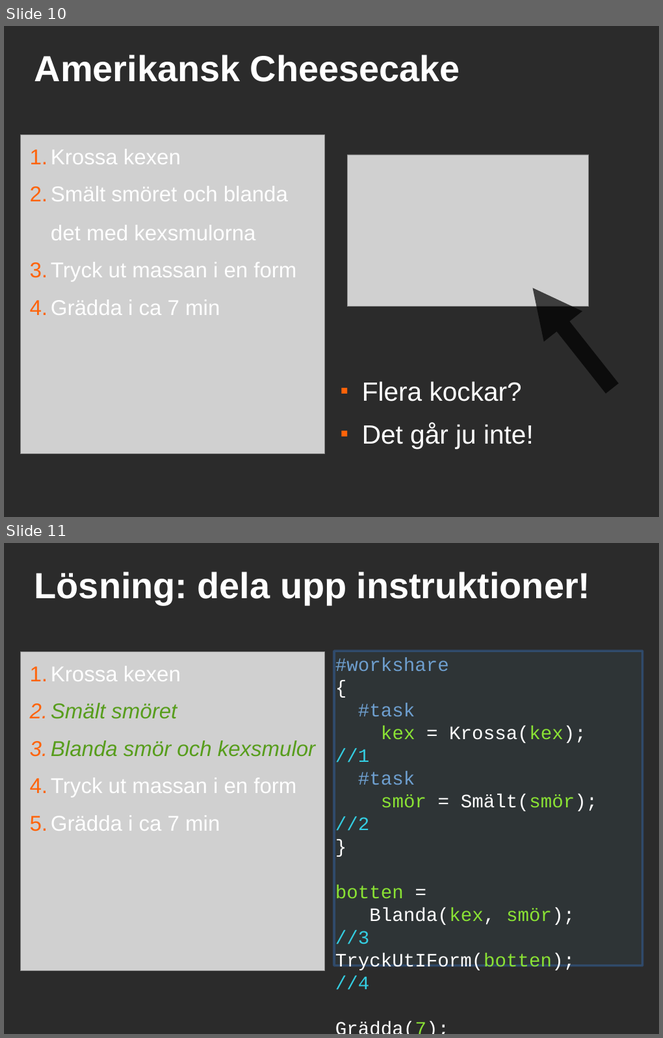
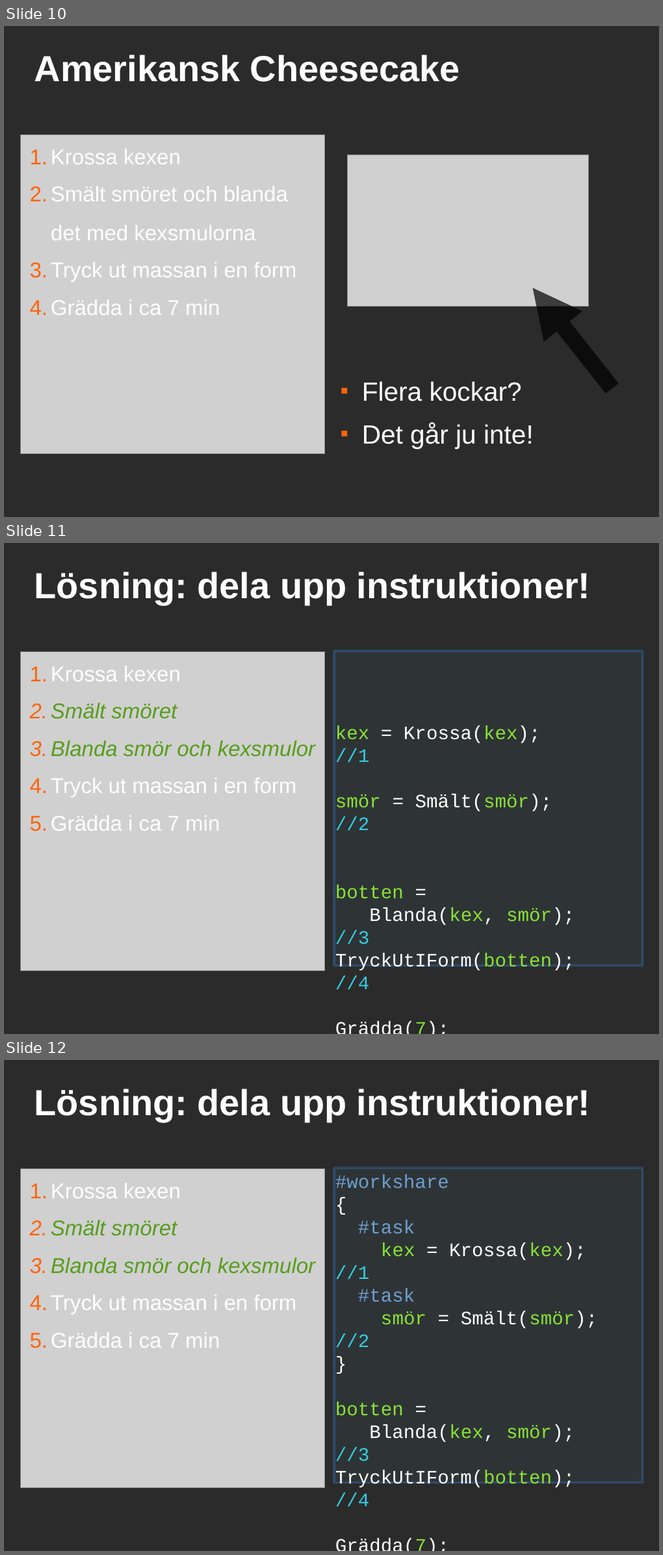
Before and after one commit to saifthe1/openfoam-openmp, a slide deck: presentation/pres.odp. Shown one above the other, each under a label of ours: slides 10 and 11 before the commit, slides 10, 11 and 12 after it. The pictures are 663x1038 and 663x1555 pixels, drawn with LibreOffice and Linux fonts; fonts in the diff are those of the drawing; grey boxes stand for pictures; background and template pictures are left out; a plain dark background stands for a picture behind light text. Boxes give left, top, right and bottom in pixels: in the first picture for what was removed or moved away, otherwise in the second. Text is boxed around its words. In the diff, an @@ line names an element or a change of style, - is before the commit and + after.

```diff
--- a/presentation/pres.odp
+++ b/presentation/pres.odp
@@ slide 11 added at (x1=4, y1=543, x2=659, y2=1034), background picture (left out) @@
@@ title added at (x1=35, y1=572, x2=591, y2=605), 44 pt, text #FFFFFF, bold @@
+Lösning: dela upp instruktioner!
@@ picture added at (x1=21, y1=652, x2=325, y2=971) @@
@@ text added at (x1=335, y1=651, x2=643, y2=972), fill #2E3436, outline #3465A4 2.83 pt, 23 pt, text #FFFFFF @@
+kex = Krossa(kex); //1
+smör = Smält(smör); //2
+botten =
+Blanda(kex, smör); //3
+TryckUtIForm(botten); //4
+Grädda(7); //5
@@ text added at (x1=51, y1=666, x2=315, y2=831), 26 pt, text #FFFFFF @@
+1. Krossa kexen
+2. Smält smöret
+3. Blanda smör och kexsmulor
+4. Tryck ut massan i en form
+5. Grädda i ca 7 min
@@ what was slide 11 is now slide 12 @@
```
Also in this commit, not shown: 4 slides changed.
